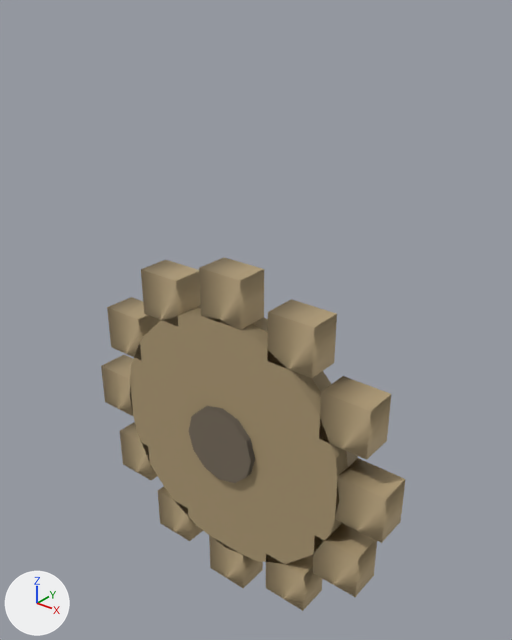
The glTF model cloud/public/assets/gfx3d/bg_gear.glb, before and after one commit.
One viewpoint serves both versions: a 50 mm lens placed at (114.1, -132.4, 122.5), pointed at (2.8, 6.7, 36.2). Arrows for +X, +Y and +Z are at lower left; the lights stay in place. The first picture is the older version.
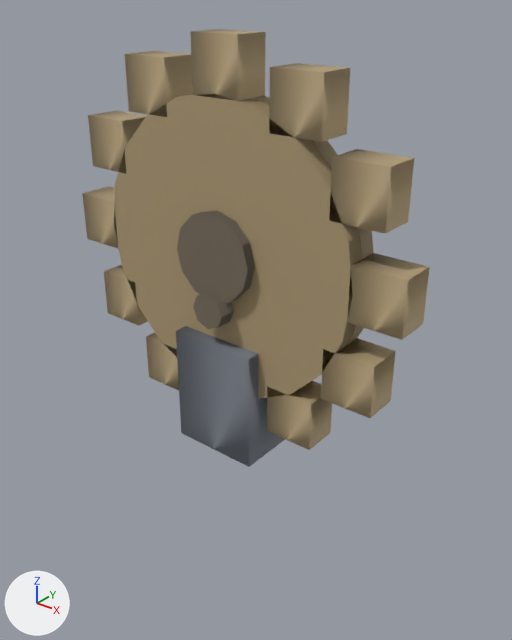
Changed parts and their boxes [x1, y1, x2, y2] in the pictures (512 x 640 px; the box of a moved part takes in the faces that stretch with it):
'Mesh_0', reshaped (14% wider, 24% taller)
    before: [101, 257, 405, 611]
    after: [82, 29, 430, 467]
part 1 of me_mesh_0, moved or reshaped
    before: [130, 305, 358, 564]
    after: [114, 93, 373, 399]
part 2 of me_mesh_0, moved or reshaped
    before: [319, 376, 391, 460]
    after: [347, 253, 430, 340]
part 3 of me_mesh_0, moved or reshaped
    before: [267, 299, 337, 378]
    after: [329, 149, 414, 234]
part 4 of me_mesh_0, moved or reshaped
    before: [199, 257, 264, 330]
    after: [269, 63, 350, 142]
part 5 of me_mesh_0, moved or reshaped
    before: [141, 260, 201, 326]
    after: [190, 29, 266, 101]
part 6 of me_mesh_0, moved or reshaped
    before: [107, 297, 161, 361]
    after: [125, 51, 193, 117]
part 7 of me_mesh_0, moved or reshaped
    before: [101, 355, 134, 417]
    after: [88, 111, 147, 174]
part 8 of me_mesh_0, moved or reshaped
    before: [120, 422, 157, 480]
    after: [82, 186, 119, 249]
part 9 of me_mesh_0, moved or reshaped
    before: [158, 487, 203, 541]
    after: [104, 265, 148, 326]
part 10 of me_mesh_0, moved or reshaped
    before: [335, 458, 405, 543]
    after: [146, 333, 179, 391]
part 11 of me_mesh_0, moved or reshaped (not visible afterwards)
    before: [209, 535, 263, 588]
part 12 of me_mesh_0, moved or reshaped
    before: [266, 554, 322, 611]
    after: [267, 381, 332, 450]
part 13 of me_mesh_0, moved or reshaped
    before: [313, 523, 377, 597]
    after: [321, 338, 396, 418]
part 14 of me_mesh_0, added (brown)
    after: [177, 211, 255, 303]
part 15 of me_mesh_0, added (brown)
    after: [193, 292, 234, 329]
part 16 of me_mesh_0, added
    after: [176, 326, 285, 467]
part 17 of me_mesh_0, deleted (brown)
    before: [189, 406, 255, 483]

Diff of the bpy script that builds the scene:
```diff
--- a/cloud/public/assets/gfx3d/bg_gear.glb.py
+++ b/cloud/public/assets/gfx3d/bg_gear.glb.py
@@ mat_material_2 @@
+mat_material_2 = principled_material('Material_2')
+mat_material_2.base_color = (0.18, 0.2, 0.235)  # grey #767c85
+mat_material_2.metallic = 0.05
+mat_material_2.roughness = 0.8
@@ me_mesh_0 @@
 # used by ob_mesh_0; location = (0.0, 0.0, 0.0)
-me_mesh_0.from_pydata(...)  # 164 vertices, 272 faces; spans x -53.0..53.0, y -7.0..7.0, z -53.0..53.0
+me_mesh_0.from_pydata(...)  # 190 vertices, 316 faces; spans x -53.0..53.0, y -10.0..10.0, z 0.0..111.0
+# me_mesh_0 part 1: the loose piece of 42 vertices spanning x -40.0..40.0, y -5.0..5.0, z -40.0..40.0 is moved by (0.0, 0.0, 58.0)
+# me_mesh_0 part 2: the loose piece of 8 vertices spanning x 32.8..46.8, y -5.0..5.0, z 16.0..30.0 is moved by (6.2, 0.0, 35.0)
+# me_mesh_0 part 3: the loose piece of 8 vertices spanning x 16.0..30.0, y -5.0..5.0, z 32.8..46.8 is moved by (16.8, 0.0, 41.2)
+# me_mesh_0 part 4: the loose piece of 8 vertices spanning x -7.0..7.0, y -5.0..5.0, z 39.0..53.0 is moved by (23.0, 0.0, 51.8)
+# me_mesh_0 part 5: the loose piece of 8 vertices spanning x -30.0..-16.0, y -5.0..5.0, z 32.8..46.8 is moved by (23.0, 0.0, 64.2)
+# me_mesh_0 part 6: the loose piece of 8 vertices spanning x -46.8..-32.8, y -5.0..5.0, z 16.0..30.0 is moved by (16.8, 0.0, 74.8)
+# me_mesh_0 part 7: the loose piece of 8 vertices spanning x -53.0..-39.0, y -5.0..5.0, z -7.0..7.0 is moved by (6.2, 0.0, 81.0)
+# me_mesh_0 part 8: the loose piece of 8 vertices spanning x -46.8..-32.8, y -5.0..5.0, z -30.0..-16.0 is moved by (-6.2, 0.0, 81.0)
+# me_mesh_0 part 9: the loose piece of 8 vertices spanning x -30.0..-16.0, y -5.0..5.0, z -46.8..-32.8 is moved by (-16.8, 0.0, 74.8)
+# me_mesh_0 part 10: the loose piece of 8 vertices spanning x 39.0..53.0, y -5.0..5.0, z -7.0..7.0 is moved by (-69.0, 0.0, 18.2)
+# me_mesh_0 part 11: the loose piece of 8 vertices spanning x -7.0..7.0, y -5.0..5.0, z -53.0..-39.0 is moved by (0.0, 0.0, 58.0)
+# me_mesh_0 part 12: the loose piece of 8 vertices spanning x 16.0..30.0, y -5.0..5.0, z -46.8..-32.8 is moved by (0.0, 0.0, 58.0)
+# me_mesh_0 part 13: the loose piece of 8 vertices spanning x 32.8..46.8, y -5.0..5.0, z -30.0..-16.0 is moved by (0.0, 0.0, 58.0)
+# me_mesh_0 part 14: a new loose piece, a 12-sided cylinder along y spanning x -12.0..12.0, y -8.0..8.0, z 46.0..70.0, in mat_material_1 (brown #837766)
+# me_mesh_0 part 15: a new loose piece, an 8-sided cylinder along y spanning x -5.0..5.0, y -10.0..10.0, z 39.0..49.0, in mat_material_1 (brown #837766)
+# me_mesh_0 part 16: a new loose piece, a box spanning x -13.0..13.0, y -9.0..9.0, z 0.0..34.0, in mat_material_2 (grey #767c85)
+# me_mesh_0 part 17: the loose piece of 26 vertices spanning x -12.0..12.0, y -7.0..7.0, z -12.0..12.0 is deleted
 me_mesh_0.materials.append(mat_material_0)
 me_mesh_0.materials.append(mat_material_1)
+me_mesh_0.materials.append(mat_material_2)  # grey #767c85
```
